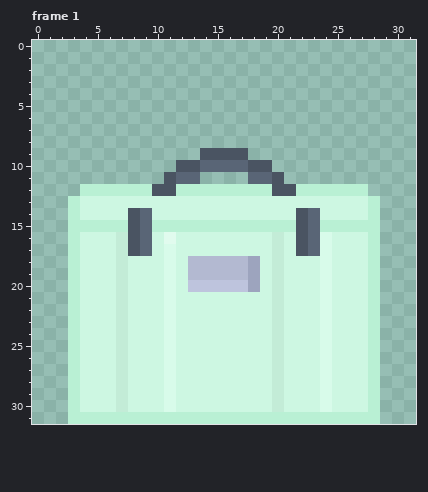
Pixel-art file -- Assets/GFX/Chests/lab_chest.ase. The first picture shows the starting point.
32x32 pixels, 1 frame. Shown: frame 1. The commit also changed other frames, which this record leaves out.
And afterwards:
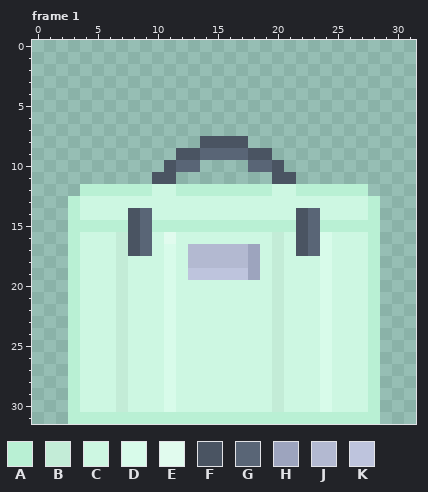
Palette (. is transparent): A #b9f0d4  B #c3ecd7  C #cdf7e2  D #d8fbea  E #e1fbee  F #4a5462  G #596576  H #9da4be  J #b3b9d1  K #bec4dd
From old to new:
--- frame 1, layer "Gray stuff"
@@ x 8..23 @@
  7 ................
- 8 ................
- 9 ......FFFF......
-10 ....FFGGGGFF....
-11 ...FGG....GGF...
-12 AAFFAAAAAAAAFFAA
+ 8 ......FFFF......
+ 9 ....FFGGGGFF....
+10 ...FGG....GGF...
+11 ..FF........FF..
+12 AACCAAAAAAAACCAA
 13 CCCCCCCCCCCCCCCC
@@ x 11..20 @@
 16 ECCCCCCCCB
-17 DCCCCCCCCB
+17 DCJJJJJHCB
 18 DCJJJJJHCB
-19 DCJJJJJHCB
-20 DCKKKKKHCB
+19 DCKKKKKHCB
+20 DCCCCCCCCB
 21 DCCCCCCCCB
Boxes around the changes in both pictures, in picture pixels (x1, y1, x2, y2):
changed: (152, 136, 296, 292)
